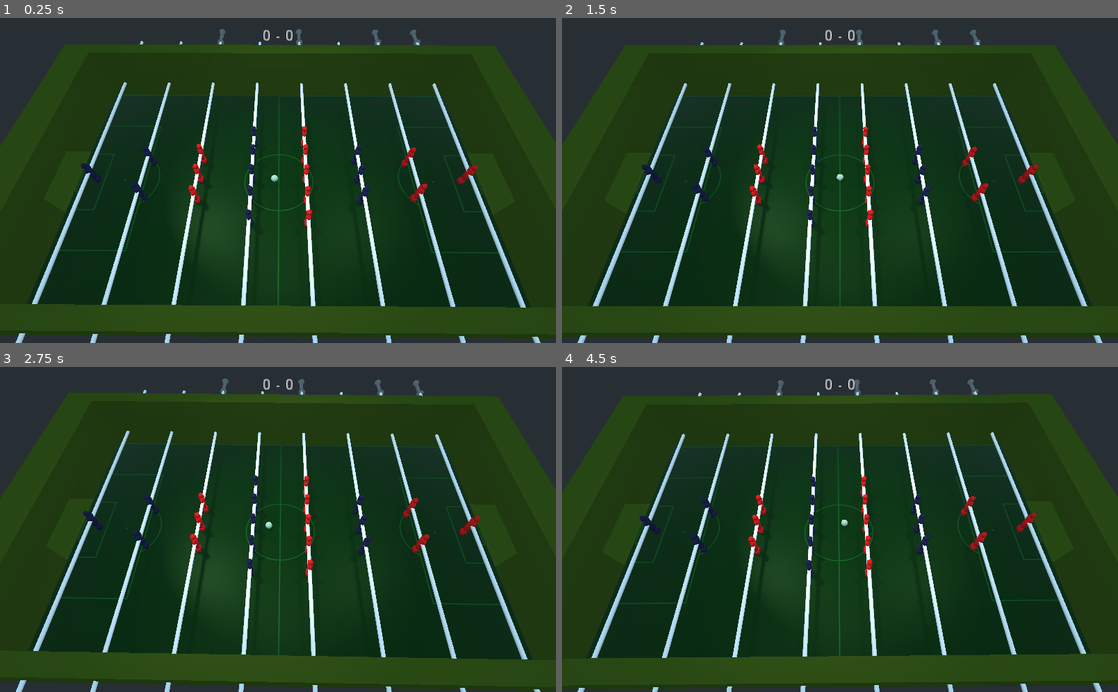
Above: before the commit, frames 1-4 (two rows, left to right).
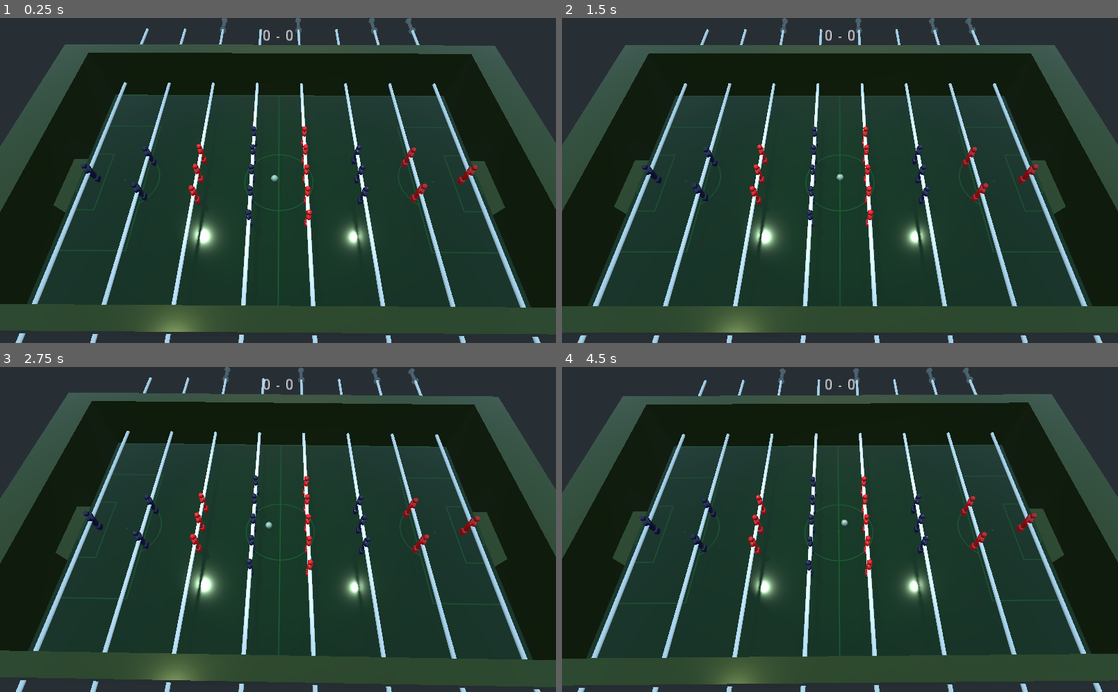
Above: after the commit, the same moments.

Repository: acarrasco/foosball
Game: Godot game, scene res://Room.tscn
The game is run twice, just before and just after one commit, with the same random seed, the same clock (stepped at 60 frames per second) and the same inputs.
Inputs:
- Up to frame 1 (0.25 s): no input
- Up to frame 2 (1.5 s): tap Space at 0.77 s
- Up to frame 3 (2.75 s): tap Space at 1.52 s
- Up to frame 4 (4.5 s): tap Space at 3.02, 3.77 s

The runs differ from the first frame. In frame 1, 38% of the frame differs, in the area x 0-100%, y 0-99%; in frame 2, 38%; in frame 3, 38%, in the area x 0-100%, y 0-100%; in frame 4, 38%.

Commit message:
redo goals, update materials

Diff:
--- a/ActiveBars.gd
+++ b/ActiveBars.gd
@@ -21,11 +21,11 @@
 
 	var material = SpatialMaterial.new()
 	material.albedo_color = team_color
+	material.roughness = 0.2
 
 	for bar in bars:
 		for child in bar.get_children():
 			if child is KinematicBody:
-
 				child.get_node("Mesh").set_surface_material(0, material)
 
 
--- a/Bar.tscn
+++ b/Bar.tscn
@@ -16,9 +16,9 @@
 [node name="CSGCylinder" type="CSGCylinder" parent="."]
 transform = Transform( 1, 0, 0, 0, -1.62921e-07, -1, 0, 1, -1.62921e-07, 0, 0, 0 )
 radius = 0.6
-height = 140.0
+height = 160.0
 
 [node name="Handle" type="MeshInstance" parent="."]
-transform = Transform( 100, 0, 0, 0, 100, 0, 0, 0, 100, 0, 0, 75 )
+transform = Transform( 100, 0, 0, 0, 100, 0, 0, 0, 100, 0, 0, 84.534 )
 mesh = ExtResource( 1 )
 material/0 = null
--- a/Floor.tscn
+++ b/Floor.tscn
@@ -8,14 +8,13 @@
 [sub_resource type="SpatialMaterial" id=2]
 albedo_color = Color( 0.0509804, 0.396078, 0.129412, 1 )
 albedo_texture = ExtResource( 1 )
-metallic = 0.3
-metallic_specular = 0.2
-roughness = 0.37
+metallic = 0.5
+roughness = 0.1
 transmission_enabled = true
 transmission = Color( 0, 0, 0, 1 )
 
 [sub_resource type="BoxShape" id=3]
-extents = Vector3( 80, 5, 42.5 )
+extents = Vector3( 70, 5, 42.5 )
 
 [node name="Floor" type="Spatial"]
 
--- a/Goal.tscn
+++ b/Goal.tscn
@@ -30,9 +30,10 @@
 material = ExtResource( 1 )
 
 [node name="Hole" type="CSGBox" parent="StaticBody/CSGCombiner/Wall"]
+transform = Transform( 1, 0, 0, 0, 1, 0, 0, 0, 1, 0, -2, 0 )
 operation = 2
 width = 12.0
-height = 10.0
+height = 16.0
 depth = 25.0
 material = ExtResource( 1 )
 
@@ -56,12 +57,12 @@
 shape = SubResource( 2 )
 
 [node name="Back" type="CollisionShape" parent="StaticBody"]
-transform = Transform( 1, 0, 0, 0, 1, 0, 0, 0, 1, 5, 5, 0 )
+transform = Transform( 1, 0, 0, 0, 1, 0, 0, 0, 1, 10, 5, 0 )
 shape = SubResource( 3 )
 
 [node name="ScoreDetector" type="Area" parent="."]
 transform = Transform( 1, 0, 0, 0, 1, 0, 0, 0, 1, -0.485158, 0, 0 )
 
 [node name="CollisionShape" type="CollisionShape" parent="ScoreDetector"]
-transform = Transform( 1, 0, 0, 0, 1, 0, 0, 0, 1, 2, 5, 0 )
+transform = Transform( 1, 0, 0, 0, 1, 0, 0, 0, 1, 0, -5, 0 )
 shape = SubResource( 4 )
--- a/Room.tscn
+++ b/Room.tscn
@@ -74,11 +74,9 @@
 spot_range = 300.0
 spot_angle = 15.0
 
-[node name="SpotLight0" type="SpotLight" parent="."]
-transform = Transform( 1, 0, 0, 0, -1.62921e-07, 1, 0, -1, -1.62921e-07, 0, 200, 0 )
+[node name="Above" type="OmniLight" parent="."]
+transform = Transform( 1, 0, 0, 0, -1.62921e-07, 1, 0, -1, -1.62921e-07, 0, 44.2516, 0 )
 light_energy = 0.5
 light_specular = 0.71
 shadow_enabled = true
 shadow_bias = 6.43
-spot_range = 250.0
-spot_angle = 23.7
--- a/Table.tscn
+++ b/Table.tscn
@@ -20,6 +20,8 @@
 
 [sub_resource type="SpatialMaterial" id=3]
 albedo_color = Color( 0.647059, 0.796078, 0.690196, 1 )
+metallic = 0.35
+roughness = 0.33
 
 [node name="Table" type="Spatial"]
 
--- a/Wood.tres
+++ b/Wood.tres
@@ -1,5 +1,6 @@
 [gd_resource type="SpatialMaterial" format=2]
 
 [resource]
-albedo_color = Color( 0.309804, 0.427451, 0.0784314, 1 )
-metallic = 0.5
+albedo_color = Color( 0.266667, 0.333333, 0.141176, 1 )
+metallic = 0.7
+roughness = 0.2
